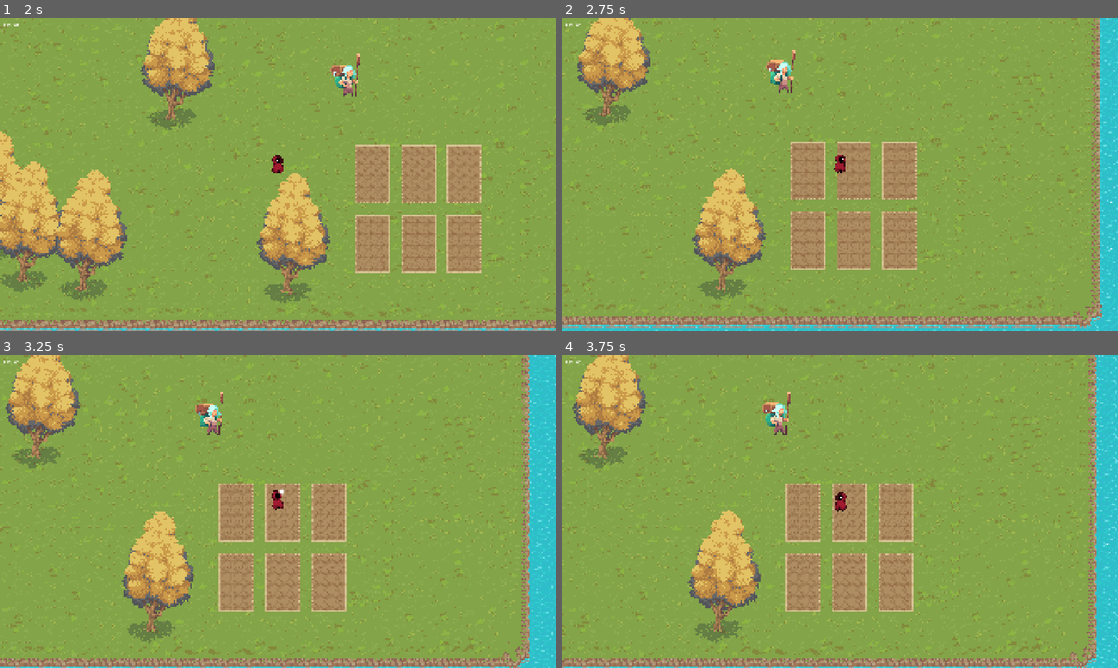
Above: before the commit, frames 1-4 (two rows, left to right).
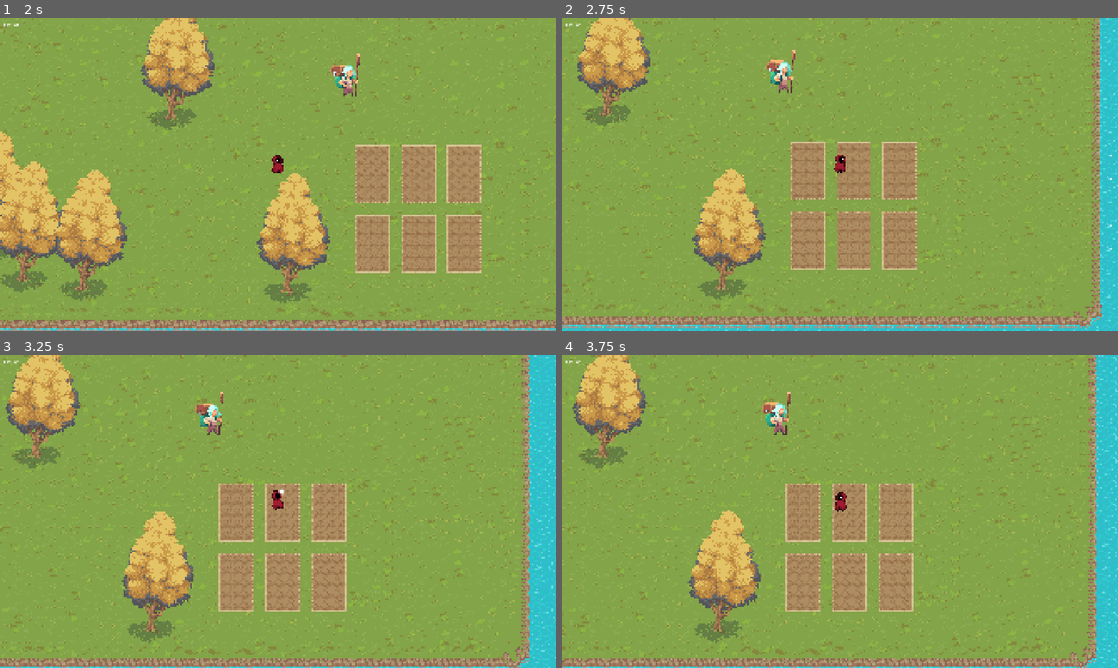
Above: after the commit, the same moments.

Repository: nxtdv/projectb_godot
Game: Godot game, scene res://scenes/main.tscn
The game is run twice, just before and just after one commit, with the same random seed, the same clock (stepped at 60 frames per second) and the same inputs.
Inputs (mouse positions are in pixels of both pictures, inside the frame that each line leads up to):
- Up to frame 1 (2 s): move the mouse to (400, 158) at 0.52 s; hold D (Right) 0.53-1.28 s; click (400, 158) at 0.6 s; move the mouse to (166, 190) at 1.27 s; hold S (Down) from 1.28 s (still down); tap E (Interact) at 1.35 s
- Up to frame 2 (2.75 s): move the mouse to (895, 105) at 2.02 s; release S (Down) at 2.03 s; hold D (Right) from 2.03 s (still down); hold Shift (Sprint) from 2.03 s (still down)
- Up to frame 3 (3.25 s): move the mouse to (250, 574) at 2.77 s; release D (Right) at 2.78 s; release Shift (Sprint) at 2.78 s; hold W (Up) from 2.78 s (still down); click (250, 574) at 2.85 s
- Up to frame 4 (3.75 s): move the mouse to (1006, 558) at 3.52 s; release W (Up) at 3.53 s; hold A (Left) from 3.53 s (still down); tap E (Interact) at 3.6 s

Frame 1 is identical in both runs. In frame 2, 0.1% of the frame differs, in the area x 8-100%, y 1-100%; in frame 3, 0.1%; in frame 4, less than 0.1%.

Commit message:
refactor(field_cursor): enhance type annotations and improve sprite handling logic
- added precise type annotations for variables and function return types
- improved sprite positioning and centering for better grid alignment
- optimized player tile position calculation using map-to-local conversion
- applied code style adjustments for readability and maintainability

Diff:
--- a/scripts/field_cursor.gd
+++ b/scripts/field_cursor.gd
@@ -48,9 +48,9 @@
 var range_squared: int                         # Max range squared for comparisons
 var tile_size: int                  = 16                        # Tile size in pixels
 # Sprite management - zero allocation during updates
-var sprite_pool: Dictionary        = {}               # Vector2i -> Sprite2D
-var currently_visible: Dictionary  = {}         # Vector2i -> bool (previous frame state)
-var needs_visibility_update: Array = []       # Reused array for visibility changes
+var sprite_pool: Dictionary                  = {}               # Vector2i -> Sprite2D
+var currently_visible: Dictionary            = {}         # Vector2i -> bool (previous frame state)
+var needs_visibility_update: Array[Vector2i] = []  # Reused array for visibility changes
 # Shared resources
 var shared_texture: ImageTexture
 var last_player_tile: Vector2i = Vector2i.MAX
@@ -61,7 +61,7 @@
 const COLOR_INVALID: Color    = Color(0.8, 0.2, 0.2, 0.6)     # Red
 
 
-func _ready():
+func _ready() -> void:
 	await get_tree().process_frame
 	player = get_tree().get_first_node_in_group("player")
 	_precompute_all_values()
@@ -69,7 +69,7 @@
 
 
 ## Precompute all possible tile offsets and distances within range
-func _precompute_all_values():
+func _precompute_all_values() -> void:
 	range_squared = int(max_distance * max_distance)
 	var range_in_tiles: int = int(max_distance / tile_size) + 1
 
@@ -79,9 +79,9 @@
 	# Precompute all valid offsets and their squared distances
 	for x in range(-range_in_tiles, range_in_tiles + 1):
 		for y in range(-range_in_tiles, range_in_tiles + 1):
-			var pixel_x = x * tile_size
-			var pixel_y = y * tile_size
-			var dist_sq = pixel_x * pixel_x + pixel_y * pixel_y
+			var pixel_x: int = x * tile_size
+			var pixel_y: int = y * tile_size
+			var dist_sq: int = pixel_x * pixel_x + pixel_y * pixel_y
 
 			if dist_sq <= range_squared:
 				tile_offsets.append(Vector2i(x, y))
@@ -89,7 +89,7 @@
 
 
 ## Create shared texture and initialize reused arrays
-func _create_shared_resources():
+func _create_shared_resources() -> void:
 	var image: Image = Image.create(1, 1, false, Image.FORMAT_RGBA8)
 	image.fill(Color.WHITE)
 	shared_texture = ImageTexture.new()
@@ -119,7 +119,7 @@
 				_remove_tilled_soil_fast(cell_pos)
 
 
-func _process(_delta) -> void:
+func _process(_delta: float) -> void:
 	if not farming_mode or not player:
 		return
 
@@ -131,7 +131,7 @@
 	_update_range_grid_differential()
 
 
-func _toggle_farming_mode():
+func _toggle_farming_mode() -> void:
 	farming_mode = !farming_mode
 
 	if farming_mode:
@@ -173,7 +173,7 @@
 
 	# Show/update sprites that are now visible
 	for i in update_count:
-		var pos              = needs_visibility_update[i]
+		var pos: Vector2i    = needs_visibility_update[i]
 		var sprite: Sprite2D = _get_or_create_sprite_fast(pos)
 		sprite.visible = true
 		sprite.modulate = _get_tile_color_fast(pos)
@@ -187,7 +187,7 @@
 
 
 ## Force complete rebuild of visible grid
-func _force_full_update():
+func _force_full_update() -> void:
 	last_player_tile = Vector2i.MAX  # Force update
 	currently_visible.clear()
 	_update_range_grid_differential()
@@ -198,13 +198,14 @@
 	if tile_pos in sprite_pool:
 		return sprite_pool[tile_pos]
 
-	var sprite = Sprite2D.new()
+	var sprite: Sprite2D = Sprite2D.new()
 	sprite.texture = shared_texture
 	sprite.scale = Vector2(tile_size, tile_size)
 
-	# Direct position calculation without double conversion
+	# Centered sprite positioning for proper grid alignment
 	var world_pos: Vector2 = tilled_soil_tilemap_layer.map_to_local(tile_pos)
 	sprite.position = world_pos
+	sprite.centered = true  # Ensures sprite centers on tile
 
 	add_child(sprite)
 	sprite_pool[tile_pos] = sprite
@@ -225,7 +226,7 @@
 
 
 ## Fast tile removal with minimal validation
-func _remove_tilled_soil_fast(cell_pos: Vector2i):
+func _remove_tilled_soil_fast(cell_pos: Vector2i) -> void:
 	tilled_soil_tilemap_layer.set_cells_terrain_connect([cell_pos], terrain_set, -1, true)
 	_update_single_sprite_color(cell_pos)
 
@@ -245,14 +246,17 @@
 
 
 ## Direct sprite color update without dictionary lookups
-func _update_single_sprite_color(tile_pos: Vector2i):
+func _update_single_sprite_color(tile_pos: Vector2i) -> void:
 	if tile_pos in sprite_pool:
 		sprite_pool[tile_pos].modulate = _get_tile_color_fast(tile_pos)
 
 
-## Ultra-fast player position using integer coordinates
+## Ultra-fast player position using integer coordinates with proper centering
 func _get_player_tile_pos_fast() -> Vector2i:
+	# Convert player position to tilemap local coordinates
 	var player_local: Vector2 = tilled_soil_tilemap_layer.to_local(player.global_position)
+
+	# Direct conversion - no offset needed as map_to_local already centers properly
 	return tilled_soil_tilemap_layer.local_to_map(player_local)
 
 
@@ -277,14 +281,14 @@
 
 
 ## Batch hide all sprites for mode toggle
-func _hide_all_sprites_fast():
+func _hide_all_sprites_fast() -> void:
 	for sprite in sprite_pool.values():
 		sprite.visible = false
 	currently_visible.clear()
 
 
 ## Cleanup resources on destruction
-func _exit_tree():
+func _exit_tree() -> void:
 	for sprite in sprite_pool.values():
 		if is_instance_valid(sprite):
 			sprite.queue_free()
